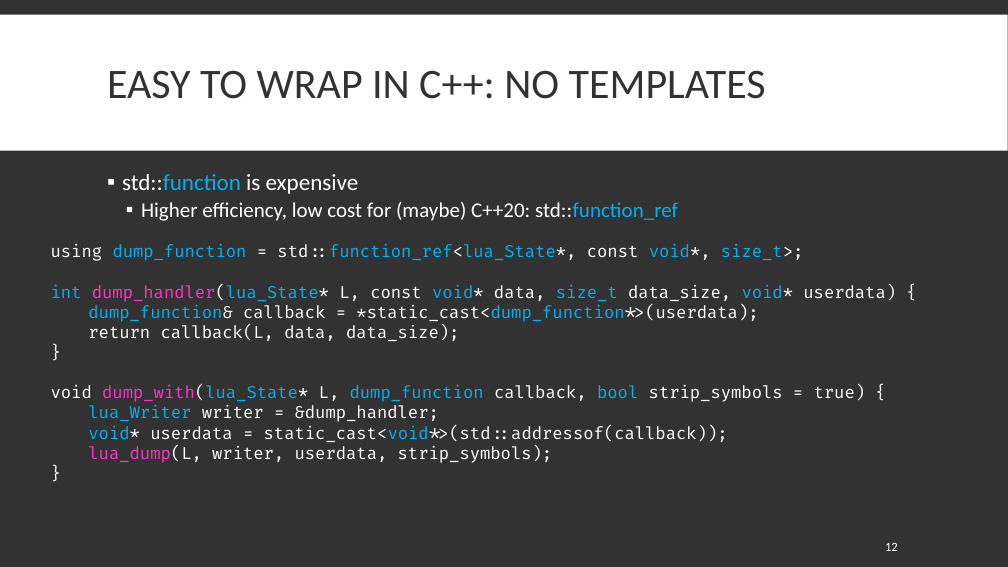
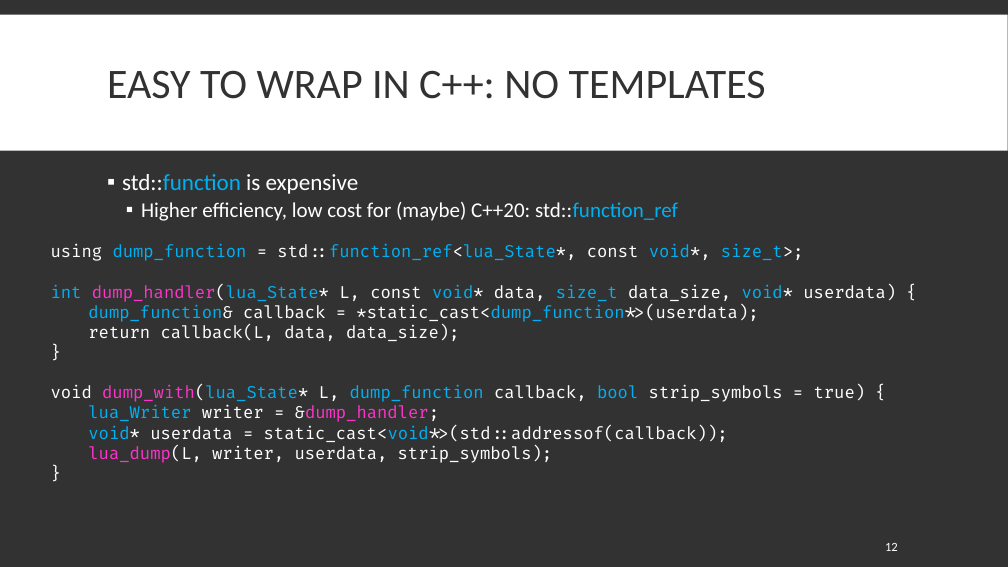
Before and after one commit to ThePhD/ThePhD.github.io, a slide deck: slide 12 of presentations/sol2/C++ Now/2019/The Plan for Tomorrow - Compile-Time Extension Points in C++.pptx. Drawn at 1008x567 pixels with LibreOffice and Linux fonts; fonts in the diff are those of the drawing. Boxes give left, top, right and bottom in pixels: in the first picture for what was removed or moved away, otherwise in the second. Text is boxed around its words. In the diff, an @@ line names an element or a change of style, - is before the commit and + after.

Commit message:
update slides

```diff
--- a/presentations/sol2/C++ Now/2019/The Plan for Tomorrow - Compile-Time Extension Points in C++.pptx
+++ b/presentations/sol2/C++ Now/2019/The Plan for Tomorrow - Compile-Time Extension Points in C++.pptx
@@ text at box(88, 405, 439, 422): text colour #FFFFFF to #FF33CC in "&dump_handler;" @@
```
Also in this commit, not shown: 2 other slides changed, 1 other file.
